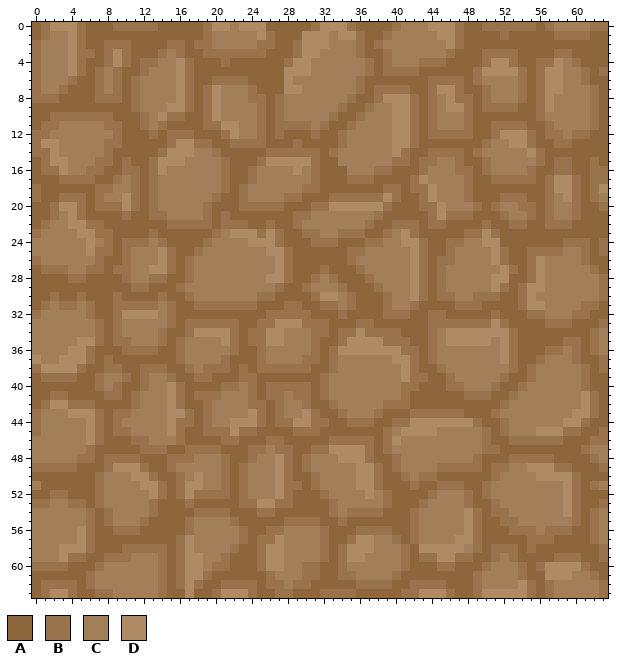
Edited in one commit: pixel-art sprite (Assets/Art/CaveFloor.png). The picture above is the old version.
The file is 64x64 pixels.
Palette (. is transparent): A #8e663b  B #99734b  C #a27f59  D #ae8b65
Pixels before, first column x 0:
 0 ABDDDBAAABBBBBAAAAABDDCDDDAAAAABDDDBAAAABCCCDDDBAABBBBBBABCCCCBB
 1 ABCCDBAAAAAAAAAAAAABCCCCCDBAAADDDCDDBAABCCCCCDDBAAAABAAAAABBBBAA
 2 BCCCDBAABBBAAAABBABBCCCCCBBAABDDDCCCBABCCCCCCCDBAAAAAAAAAAAAAAAA
 3 BCCCDBBABDBAAABCBAABBBBBBBAAABDDCCCCBAABCCCCCCBAAABBBBAAAABBAAAA
 4 BCCCDBAABDBABBCCDBAAABAAAAAABDDCCCCCCBABCCCBBBAAAABDDBAABBDCBAAA
 5 BCCCDBABCBAABCCCDBAAAAAAAAAADDDCCCCCCBABBBBAAAAAABDDDDBABDDCCBAB
 6 BCCCBAABCBABCCCCDBAABBBBAAAADCCCCCCCBAAAAAAABBBBABCCCCBABDDCCBAA
 7 BCCBAAABCBABCCCCDBABDCCCBAAADDCCCCCCBABBBBAABDDBAABCCCBABDDCCCBA
 8 BBBAAAABBBABCCCCDBABDCCCBBABCCCCCCCBAABDDDBABCDBBABCCCBABDCCCCBA
 9 AAAAAAAAAAABCCCDDBABDCCCCBABCCCCCCBAABCCDDBABCDDBABBBBAABDCCCCBA
10 AABBBBBBBAAABCDBBAABDCCCCBABCCCCCBAABCCCDDBABCCCBAAAAAAABCCCCCBA
11 ABBCCCCCBBAABCBAAAABBDDCCBABBBBCBAABCCCCDDBABCCCBAABBBBAABCCCCBA
12 BBCCCCCCCBAAABABBBAAABDCCBABAAABAABCCCCCDDBABBBBBAABDDDBABBCBBAA
13 BDDCCCCCBBAAAAABDDBBAABBBBAAABAAAABCCCCCDDBAAAAAAABCCDDBAABBAAAA
14 BBDCCCCCBAAAAABDDDCCBAAAAABBBBBBABCCCCCCDBAABBBBABCCCCCDBAAAAAAA
15 ABDDCCCBBABAABDDDCCCCBAAABDDDDDBAACCCCCCBBABBCCBAABCCCCCBABBAABA
16 ABBDCCBBAABBABDCCCCCCBAABCCCCDCBAAACCCBBAAABCCCBBABCCCCBAABBAABB
17 AAABBBBAABCBABCCCCCCCBAABCCCCCCBAAABBBAAAABDCCCCBAABBBBBABDDBABB
18 BAAAAAABBCCBABCCCCCCCBABCCCCCCBBAAAAAAABBABBDCCCBAAAAAAAABDDBABD
19 BAABBBABCCDBABCCCCCCBAABCCCCBBAAABBBBBBDBAABDCCCBAAABBBAABCDBABC
20 AABDDBABBBDBABCCCCCBAAABBBBBAAABBDDDDDDBAAABBDCCCBABCCBBABCCBAAB
21 AABCDBAAAABAABBCCCCBABAAAAAAABBCCCCCCCBAAAAABDBBBAAABCCBABCCBAAA
22 ABCCDDBBAAAAAAABBBBBABBBAABAABCCCCCCCBAABBBABBAAAABAABBAABBBAAAA
23 BCCCCDDBBAAAABAAAAAABCDDDBDBAABBCCBBBAABCDBAAAAABBDBAAAAAAAAAAAA
24 CCCCCCDCBABBBCBAAAABCCCCDDDBAAABBBAAABBCCDDBAABBCCDDAAAAAAABBBAB
25 CCCCCCDBBABCCCDBAABCCCCCCCDDBAAAAAABBCCCCCDBAABCCCCDBAABBBBCCBAB
26 BCCCCCCBAABCCCDBABCCCCCCCCCDBAAAAAABCCCCCCDBABBCCCCDBAABDCCCCBAA
27 ABBBCCBBABBCCDDBABCCCCCCCCCDBAAABAAABCCCCCDBABCCCCCCDBABDCCCCCBA
28 AAAABBAAAABCCBBAABCCCCCCCCDDBAABCBAAABCCCCDBABCCCCCDDAABDCCCCCCB
29 AAAAAAAAAAABBAAABCCCCCCCCCCBAABCCCBAAABCCCDBABCCCCCDBABDDCCCCCCB
30 AABAABAAABAAAABAABCCCCCCCBBAAAABDDCBAAABCCDBABBCCBBBAABDCCCCCCCB
31 ABCBBCBAABBBBBCBAABBBBBBBAAABBAABBCBAAABCCBAAAABBBAAAABDDCCCCBBA
32 BCCCCCBAABDDDDCBAAAAAAAAAABBBBBAAABAAAABBBAABBAAAAABAAABBCCCBBAA
33 CCCCCCCBABCCCCCBABBBBBBAABBDDDBBBAAABBAAAAAABBBBBBBDBAAAABBBAAAB
34 CCCCCCCBABCCCCBAABDDDDBABBDDCCCBBABBDBBBBAAABCDDDDDDDBAAAAAAAABC
35 CCCCCDDBABBCCCBABCCCCDBABBDDCCCBAABDDDDBBBAABCDDDDDCDBAAAAABBABC
36 CCCCDDBAAABBBBAABCCCCCBAABCCCCCBABDDDDDDDBBABCCCCCCCDBAAABBCBABC
37 DCCDDDBABAAAAAAABCCCCBAAABCCCCBBABCCCCCCDDBABCCCCCCCDBAABCCCBAAB
38 BDDDDBAABBAABBBAABCBBBABABBBBBBAABCCCCCCCDBAABCCCCCCCBABCCCCCBAB
39 ABBBBAABCCBABCCBAABBAAABBAAAAAAABCCCCCCCCDBBAABCCCCCBAABCCCCCBAA
40 AAAAAAABCBAABCCDBAAAABBCBABBBBBABCCCCCCCCBBAAABBCCCBAABCCCCCCBAA
41 AABBAAAABBABCCCDBABBBCCCBABBCBBABCCCCCCCCBAAAAAABBBAABCCCCCCCDBA
42 ABDDBBBAAAABCCCDBAABCCCCBBABCCBAABCCCCCBBBAAAAAAAAAABCCCCCCCCDBA
43 BCCCDDDBABBCCCCDDBABCCCCDBABCCDBAABCCCBAAABBBBBBAAABCCCCCCCCDDBA
44 BCCCCCDBABCCCCCDBBABCCDDDBABBDDBBAABBBAABBDDDDDDDBAABCCCCCCDDBAA
45 BCCCCCDBABBCCCCDBAABBBDBBAAAABBBAAAAAAABCDDDDCCCCCBABCCCDDDBBAAB
46 CCCCCCDBAAABBCCCBAAAABBAAABBAAAAABBBBBABDCCCCCCCCCBAABBBBBBAAABB
47 CCCCCCBAAAAABBBAABBBBAAABBCBBAABBDDDDBABCCCCCCCCCCBBAAAAAAAAABCC
48 CCCCCBBABBBBAAABBBCCCBAABCCDBABCCCDDDBAABCCCCCCCCBAAABBBBBAAAABC
49 BBBBBAAABDDDBAABCCCCCBABCCCDBABCCCCCDDBABCCCCBBBBBABBCCDDDBBAAAB
50 AAAAAAABCCCDDBAABCDCCBABCCCDBAABCCCCDDBAABCBBAAAAAABCCCCDDDDBAAA
51 CAAAAAABCCCCDDBABDDCCBABCCCDBBABCCCCDDBAAABAABBBAABCCCCCCCCDBABC
52 AABBAAABCCCCCDBABDBBBBABCCCDBAAABCCCCDCBAAAABCCCBABCCCCCCCCDBAAA
53 BBCCBBABCCCCCBAAABAAAAABBDDBBAAAABCCCCCBAAABCCCCBAABCCCCCCCDBAAB
54 CCCCCCBABCCCCBAAAABBBBAAABBAAAAAABCBBBBAAABCCCCCDBABBCCCCCCDBABC
55 CCCCCCBABCCCBAAAABCCCCBAAAAABBBBAABAAAAAAABCCCCCDBAABBCCCCCCBABC
56 CCCCCDBAABBBAAAAABCCCCCBAABBCCCCBAAABBBBAABCCCCCDBAAABBBCBBBAABC
57 CCCCCDBAAAAAAAAABDCCCCCBABBDCCCCBAABDDCCBABCCCCDDBAAAAABBBAAAABC
58 CCCDDDBAAABBBBBABDCCCCBAABDDCCCCBABDDDCCCBADDDDDCBABBBABAAAAAAAB
59 CCCDBBAABBBCCCBABDDCCBAAABDDCCCCBABDDCCCCBABBDDBBAABCBAAAABBBAAB
60 BBBBAAABCCCCCCBABDDCBBAAABDDCCBBAABCCCCCCBAAABBAAABCCCBABDDDDBAA
61 AAAAAABCCCCCCCBABDDBAAAAAABCCCBBAABBCCCCBAAAAAAAABCCCCBAADDDCCBA
62 ABBBBABCCCCCCCBABDBAABBBBABBCBBAAAAABBBBAABBBBAAABCCCCDBABCCCCCB
63 ABDDBAABBCCCCCBAADAABDDDBAABBAAABBBBAAAAABBDDDBAABDDDDDBABCCCCCB
The same view after the edit:
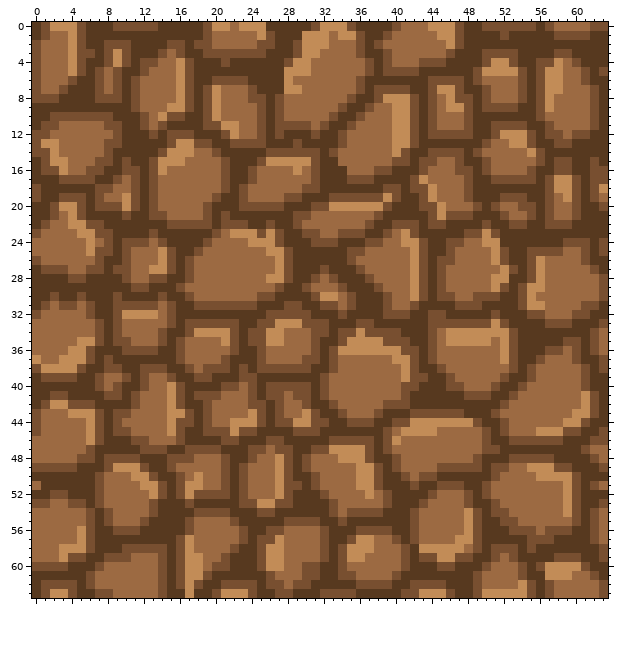
The exact change:
colour A: #8e663b -> #57391f
colour B: #99734b -> #784f30
colour C: #a27f59 -> #9c6a42
colour D: #ae8b65 -> #c28c57
Pixel boxes of the changes (left, top, right, bottom) in both pictures:
changed: (32, 22, 608, 598)
